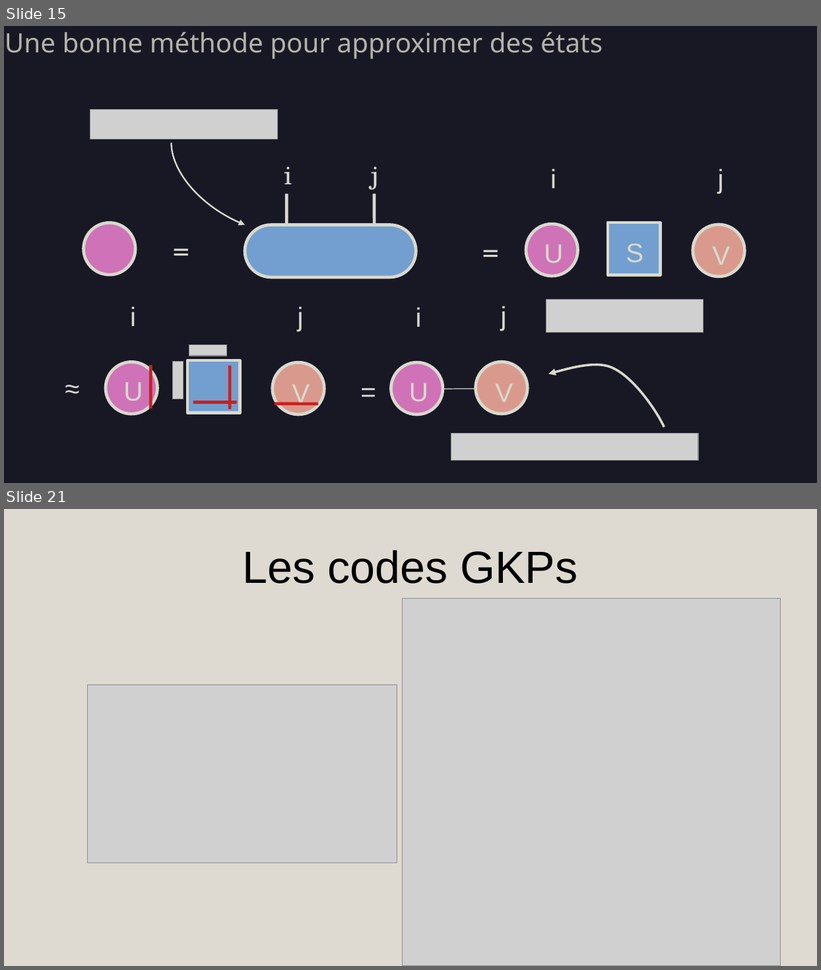
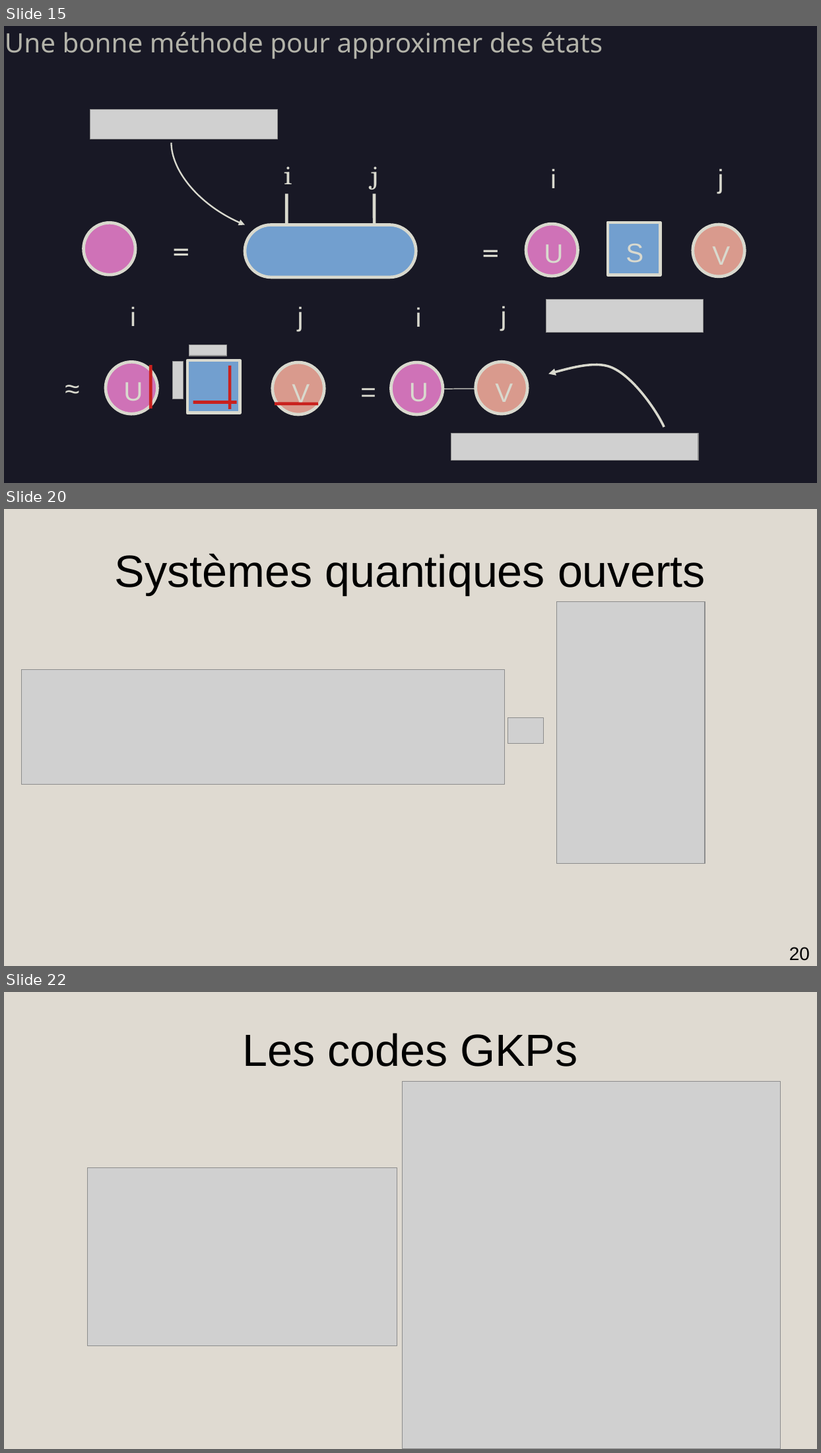
Before and after one commit to AmdaU/presentations, a slide deck: Seminaire/Seminaire.odp. Shown one above the other, each under a label of ours: slides 15 and 21 before the commit, slides 15, 20 and 22 after it; the slides between them are not shown. The pictures are 821x970 and 821x1453 pixels, drawn with LibreOffice and Linux fonts; fonts in the diff are those of the drawing; grey boxes stand for pictures; background and template pictures are left out. Boxes give left, top, right and bottom in pixels: in the first picture for what was removed or moved away, otherwise in the second. Text is boxed around its words. In the diff, an @@ line names an element or a change of style, - is before the commit and + after.

```diff
--- a/Seminaire/Seminaire.odp
+++ b/Seminaire/Seminaire.odp
@@ slide 20 added at <box>4,509,817,966</box>, background #DFDAD1 @@
@@ title added at <box>115,553,706,595</box>, 44 pt, text #000000 @@
+Systèmes quantiques ouverts
@@ picture added at <box>557,602,706,865</box> @@
@@ picture added at <box>22,670,505,785</box> @@
@@ picture added at <box>508,719,544,745</box> @@
@@ page number added at <box>789,947,810,961</box>, 18 pt, text #000000 @@
+20
@@ what was slide 21 is now slide 22 @@
```
Also in this commit, not shown: 4 slides changed, 5 other slides added, 5 slides removed, 50 other files.
